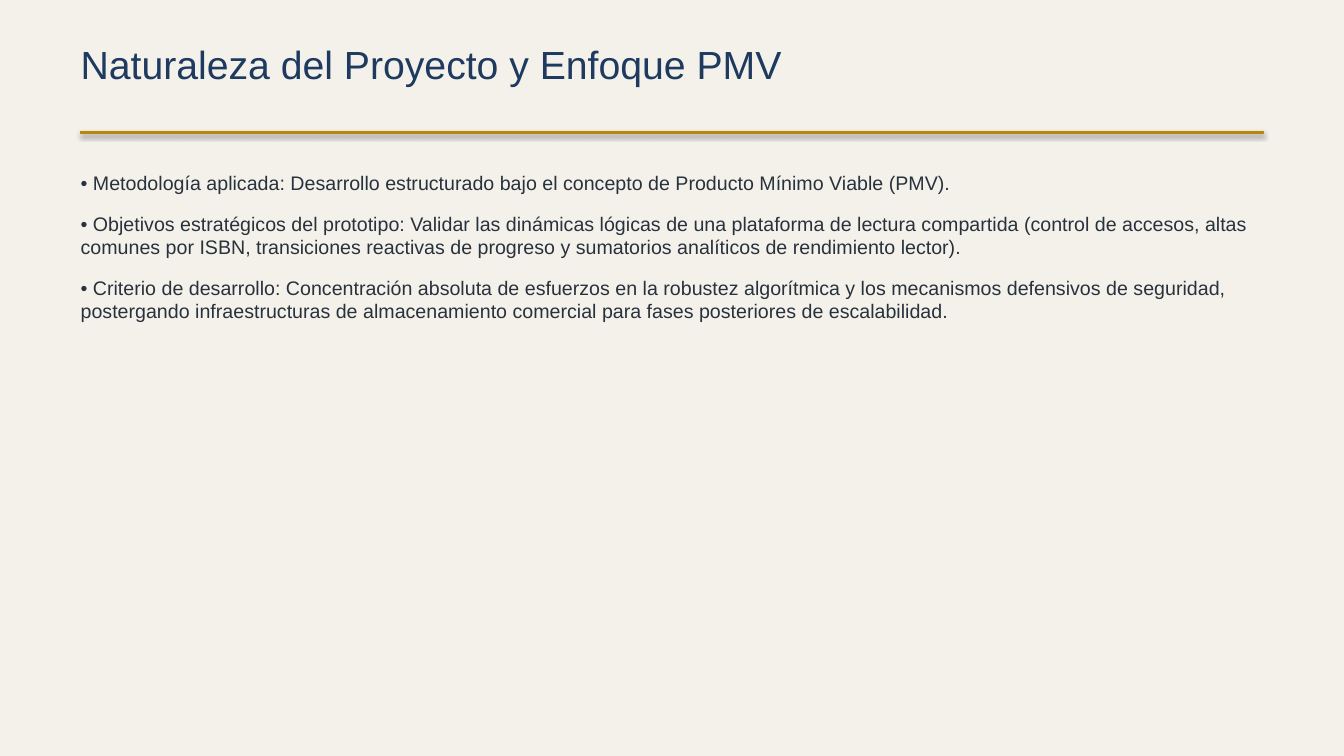
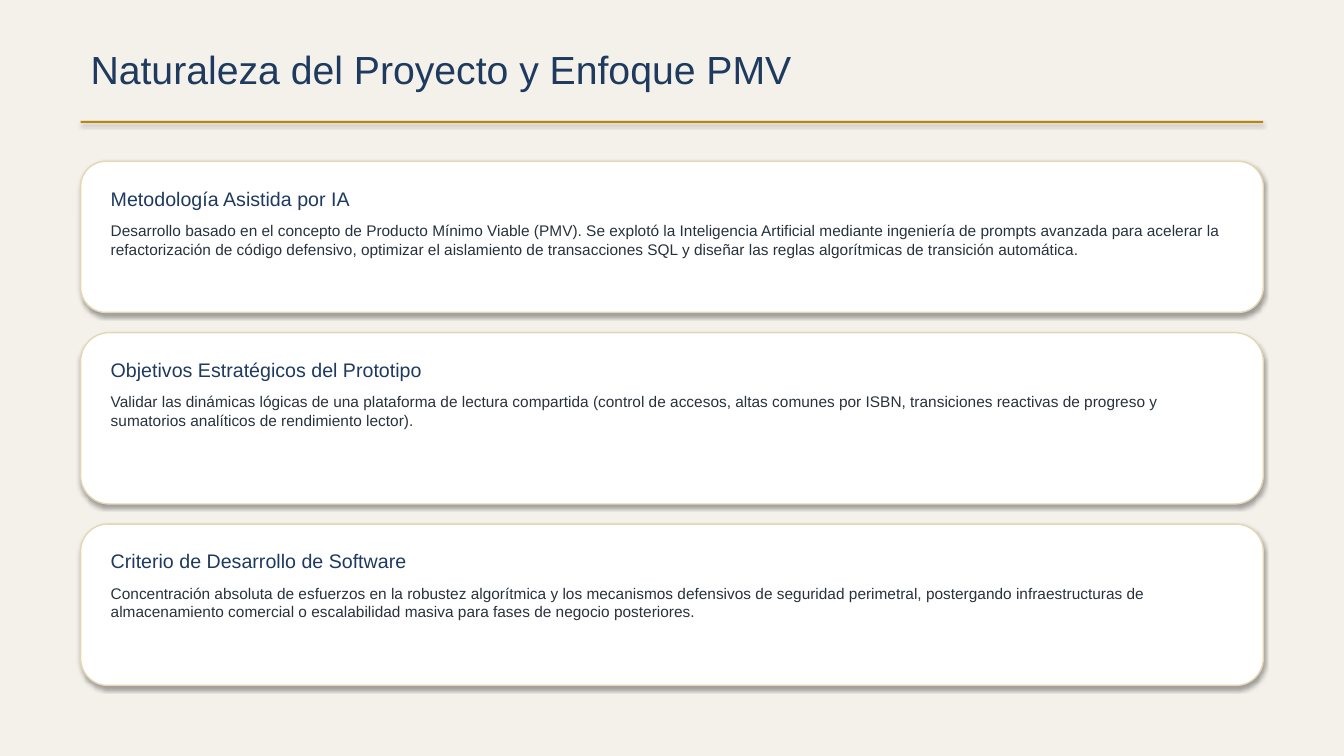
Before and after one commit to dabarra/Mi-Estanteria-Digital, a slide deck: slide 3 of Presentacion_TFM_Daniel_Barrasa.pptx. Drawn at 1344x756 pixels with LibreOffice and Linux fonts; fonts in the diff are those of the drawing. Boxes give left, top, right and bottom in pixels: in the first picture for what was removed or moved away, otherwise in the second. Text is boxed around its words. In the diff, an @@ line names an element or a change of style, - is before the commit and + after.

Commit message:
docs: actualizar presentación ejecutiva del TFM a la versión premium v3 - Incorporada la justificación metodológica de la persistencia y el enfoque PMV asistido por IA. - Añadida nueva sección con la estrategia de testing (pruebas unitarias, control de concurrencia y validación de contramedidas). - Documentadas las métricas de rendimiento del semillero automatizado (<1.5s) y de compresión multimedia de Pillow (~45%). - Establecida la hoja de ruta evolutiva a largo plazo (PostgreSQL, Amazon S3 y recomendador semántico de lecturas basado en LLMs).

```diff
--- a/Presentacion_TFM_Daniel_Barrasa.pptx
+++ b/Presentacion_TFM_Daniel_Barrasa.pptx
@@ text "Naturaleza del Proyecto y Enfoque ...": place and size @@
-text "Naturaleza del Proyecto y Enfoque ..." at [81, 50, 782, 87]
+text "Naturaleza del Proyecto y Enfoque ..." at [91, 55, 791, 92]
@@ rectangle: place and size @@
-rectangle at [81, 131, 1263, 134]
+rectangle at [81, 121, 1263, 123]
@@ rectangle at [81, 121, 1263, 123]: outline #B8860B 0.75 pt to none @@
@@ rounded rectangle added at [81, 161, 1263, 313], fill #FFFFFF, outline #E6D7B4 1 pt @@
@@ text added at [111, 191, 1219, 258], 11 pt, text #28323C @@
+Metodología Asistida por IA
+Desarrollo basado en el concepto de Producto Mínimo Viable (PMV). Se explotó la Inteligencia Artificial mediante ingeniería de prompts avanzada para acelerar la refactorización de código defensivo, optimizar el aislamiento de transacciones SQL y diseñar las reglas algorítmicas de transición automática.
@@ rounded rectangle added at [81, 333, 1263, 504], fill #FFFFFF, outline #E6D7B4 1 pt @@
@@ text at [111, 362, 1157, 429]: text changed; size 14 to 11 pt @@
-• Metodología aplicada: Desarrollo estructurado bajo el concepto de Producto Mínimo Viable (PMV).
-• Objetivos estratégicos del prototipo: Validar las dinámicas lógicas de una plataforma de lectura compartida (control de accesos, altas comunes por ISBN, transiciones reactivas de progreso y sumatorios analíticos de rendimiento lector).
-• Criterio de desarrollo: Concentración absoluta de esfuerzos en la robustez algorítmica y los mecanismos defensivos de seguridad, postergando infraestructuras de almacenamiento comercial para fases posteriores de escalabilidad.
+Objetivos Estratégicos del Prototipo
+Validar las dinámicas lógicas de una plataforma de lectura compartida (control de accesos, altas comunes por ISBN, transiciones reactivas de progreso y sumatorios analíticos de rendimiento lector).
@@ rounded rectangle added at [81, 524, 1263, 686], fill #FFFFFF, outline #E6D7B4 1 pt @@
@@ text added at [111, 553, 1144, 621], 11 pt, text #28323C @@
+Criterio de Desarrollo de Software
+Concentración absoluta de esfuerzos en la robustez algorítmica y los mecanismos defensivos de seguridad perimetral, postergando infraestructuras de almacenamiento comercial o escalabilidad masiva para fases de negocio posteriores.
```
Also in this commit, not shown: 5 other slides changed, 3 slides added, 2 slides removed.
